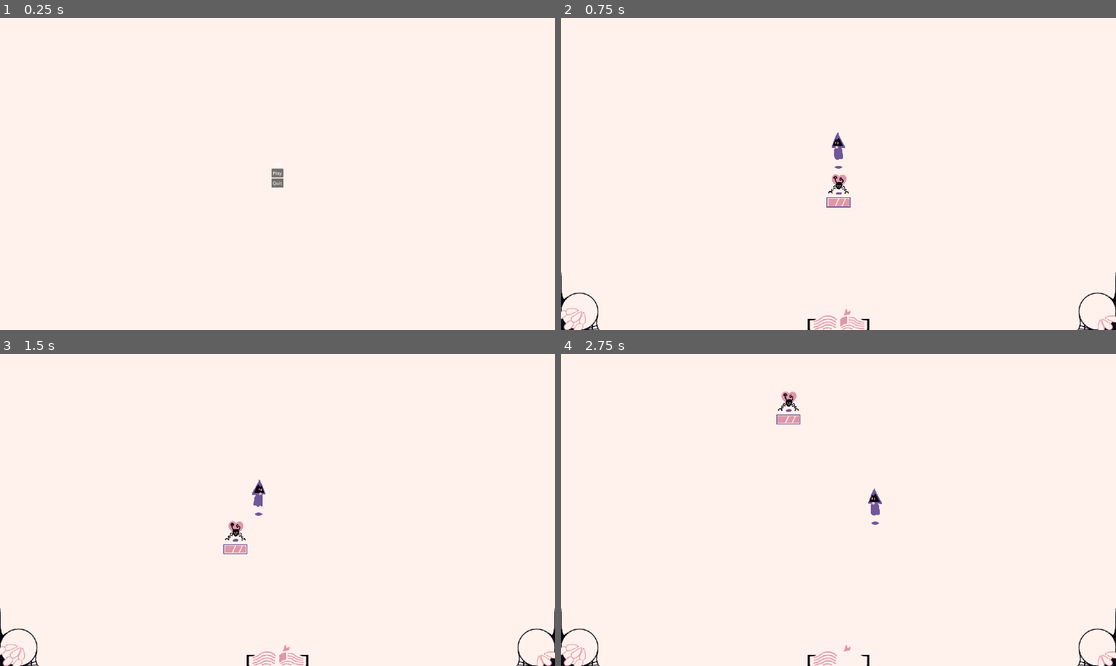
Above: before the commit, frames 1-4 (two rows, left to right).
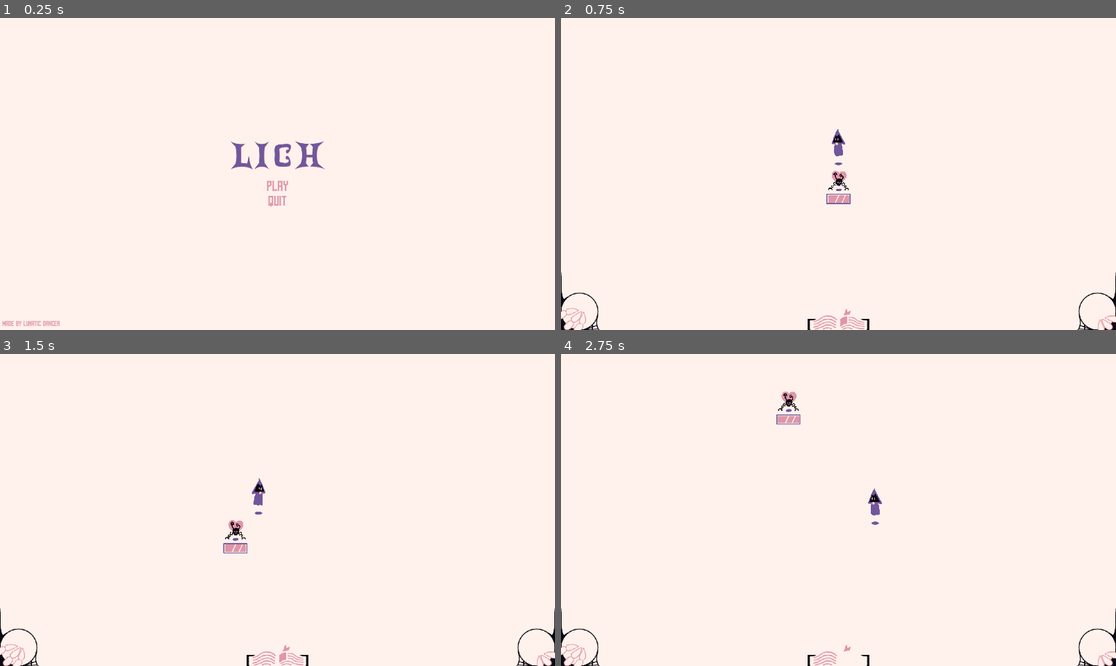
Above: after the commit, the same moments.

Repository: LunaticDancer/Lich
Game: Godot game, scene res://core/world.tscn
Two runs of this game, one before a commit and one after it. Both use one fixed random seed, a clock stepped at 60 frames per second and the inputs below.
Inputs (mouse positions are in pixels of both pictures, inside the frame that each line leads up to):
- Up to frame 1 (0.25 s): no input
- Up to frame 2 (0.75 s): click "Play" at 0.5 s
- Up to frame 3 (1.5 s): move the mouse to (399, 494) at 1.27 s; press the mouse at (399, 494) at 1.28 s; hold Right (right) from 1.28 s (still down)
- Up to frame 4 (2.75 s): move the mouse to (727, 525) at 2.02 s; release Right (right) at 2.03 s; release the mouse at (727, 525) at 2.03 s; hold Down (down) from 2.03 s (still down); tap Space (dodge) at 2.1 s

The runs differ from the first frame. In frame 1, 0.9% of the frame differs, in the area x 0-59%, y 39-99%; in frame 2, 0.4%; in frame 3, 0.2%; in frame 4, nothing differs.

Commit message:
main menu initial re-font

Diff:
--- a/core/world.tscn
+++ b/core/world.tscn
@@ -6,13 +6,23 @@
 [ext_resource type="Shader" path="res://core/ManaFill.gdshader" id="4_6xaee"]
 [ext_resource type="Texture2D" uid="uid://b52eybbdtmgq2" path="res://ui/ManaFill.png" id="4_bbh6m"]
 [ext_resource type="Script" path="res://ui/GameplayUI.gd" id="4_kj8t1"]
+[ext_resource type="FontFile" uid="uid://dqugnyvgptgq0" path="res://ui/fonts/Fairytale.ttf" id="4_weo8u"]
 [ext_resource type="Texture2D" uid="uid://brhsrmhwqbts0" path="res://ui/ManaBall.png" id="5_a1wq6"]
+[ext_resource type="FontFile" uid="uid://bmwvsl65v7etv" path="res://ui/fonts/Dante.ttf" id="5_ncdfs"]
 [ext_resource type="Texture2D" uid="uid://ckp7r2xr7namj" path="res://ui/ManaSurface.png" id="6_c24mh"]
 [ext_resource type="Texture2D" uid="uid://cqrsjy1wa5mk1" path="res://ui/AbilityBall.png" id="8_r6edc"]
 [ext_resource type="Texture2D" uid="uid://dghrmefrjqvnc" path="res://ui/DashBook.png" id="9_buipd"]
 [ext_resource type="Texture2D" uid="uid://ddml00rfkucsy" path="res://ui/Dash1.png" id="10_kav2h"]
 [ext_resource type="Texture2D" uid="uid://bopfaewgn8nmg" path="res://ui/Dash2.png" id="11_bkyve"]
 
+[sub_resource type="StyleBoxEmpty" id="StyleBoxEmpty_8qm36"]
+
+[sub_resource type="StyleBoxEmpty" id="StyleBoxEmpty_yuoex"]
+
+[sub_resource type="StyleBoxEmpty" id="StyleBoxEmpty_ad0g2"]
+
+[sub_resource type="StyleBoxEmpty" id="StyleBoxEmpty_ywihm"]
+
 [sub_resource type="ShaderMaterial" id="ShaderMaterial_v1mjq"]
 shader = ExtResource("4_6xaee")
 shader_parameter/fill = 0.5
@@ -26,36 +36,204 @@
 
 [node name="UI" type="CanvasLayer" parent="."]
 
-[node name="MainMenu" type="AspectRatioContainer" parent="UI"]
-anchors_preset = 8
-anchor_left = 0.5
-anchor_top = 0.5
-anchor_right = 0.5
-anchor_bottom = 0.5
-offset_left = -21.0
-offset_top = -48.0
-offset_right = 21.0
-offset_bottom = 48.0
+[node name="MainMenu" type="Control" parent="UI"]
+layout_mode = 3
+anchors_preset = 15
+anchor_right = 1.0
+anchor_bottom = 1.0
 grow_horizontal = 2
 grow_vertical = 2
 
 [node name="VBoxContainer" type="VBoxContainer" parent="UI/MainMenu"]
 layout_mode = 2
+offset_left = 420.0
+offset_right = 1500.0
+offset_bottom = 1080.0
 alignment = 1
 
 [node name="Label" type="Label" parent="UI/MainMenu/VBoxContainer"]
+_import_path = NodePath("")
+unique_name_in_owner = false
+process_mode = 0
+process_priority = 0
+process_physics_priority = 0
+process_thread_group = 0
+editor_description = ""
+visible = true
+modulate = Color(1, 1, 1, 1)
+self_modulate = Color(1, 1, 1, 1)
+show_behind_parent = false
+top_level = false
+clip_children = 0
+light_mask = 1
+visibility_layer = 1
+z_index = 0
+z_as_relative = true
+y_sort_enabled = false
+texture_filter = 0
+texture_repeat = 0
+material = null
+use_parent_material = false
+clip_contents = false
+custom_minimum_size = Vector2(0, 0)
+layout_direction = 0
 layout_mode = 2
+size_flags_horizontal = 1
+size_flags_vertical = 4
+size_flags_stretch_ratio = 1.0
+auto_translate = true
+localize_numeral_system = true
+tooltip_text = ""
+focus_neighbor_left = NodePath("")
+focus_neighbor_top = NodePath("")
+focus_neighbor_right = NodePath("")
+focus_neighbor_bottom = NodePath("")
+focus_next = NodePath("")
+focus_previous = NodePath("")
+focus_mode = 0
+mouse_filter = 2
+mouse_force_pass_scroll_events = true
+mouse_default_cursor_shape = 0
+theme = null
+theme_type_variation = &""
+theme_override_colors/font_color = Color(0.439216, 0.341176, 0.611765, 1)
+theme_override_colors/font_shadow_color = Color(0.878431, 0.588235, 0.658824, 1)
+theme_override_colors/font_outline_color = Color(0.0392157, 0.0352941, 0.0705882, 1)
+theme_override_fonts/font = ExtResource("4_weo8u")
+theme_override_font_sizes/font_size = 140
 text = "Lich"
+label_settings = null
 horizontal_alignment = 1
 vertical_alignment = 1
+autowrap_mode = 0
+justification_flags = 163
+clip_text = false
+text_overrun_behavior = 0
+uppercase = false
+tab_stops = PackedFloat32Array()
+lines_skipped = 0
+max_lines_visible = -1
+visible_characters = -1
+visible_characters_behavior = 0
+visible_ratio = 1.0
+text_direction = 0
+language = ""
+structured_text_bidi_override = 0
+structured_text_bidi_override_options = []
+script = null
 
 [node name="Play" type="Button" parent="UI/MainMenu/VBoxContainer"]
 layout_mode = 2
+theme_override_colors/font_color = Color(0.878431, 0.588235, 0.658824, 1)
+theme_override_colors/font_pressed_color = Color(0.0392157, 0.0352941, 0.0705882, 1)
+theme_override_colors/font_hover_color = Color(0.439216, 0.341176, 0.611765, 1)
+theme_override_colors/font_focus_color = Color(0.439216, 0.341176, 0.611765, 1)
+theme_override_constants/outline_size = 0
+theme_override_fonts/font = ExtResource("5_ncdfs")
+theme_override_font_sizes/font_size = 48
+theme_override_styles/normal = SubResource("StyleBoxEmpty_8qm36")
+theme_override_styles/hover = SubResource("StyleBoxEmpty_yuoex")
+theme_override_styles/pressed = SubResource("StyleBoxEmpty_ad0g2")
+theme_override_styles/focus = SubResource("StyleBoxEmpty_ywihm")
 text = "Play"
 
 [node name="Quit" type="Button" parent="UI/MainMenu/VBoxContainer"]
 layout_mode = 2
+theme_override_colors/font_color = Color(0.878431, 0.588235, 0.658824, 1)
+theme_override_colors/font_pressed_color = Color(0.0392157, 0.0352941, 0.0705882, 1)
+theme_override_colors/font_hover_color = Color(0.439216, 0.341176, 0.611765, 1)
+theme_override_colors/font_focus_color = Color(0.439216, 0.341176, 0.611765, 1)
+theme_override_constants/outline_size = 0
+theme_override_fonts/font = ExtResource("5_ncdfs")
+theme_override_font_sizes/font_size = 48
+theme_override_styles/normal = SubResource("StyleBoxEmpty_8qm36")
+theme_override_styles/hover = SubResource("StyleBoxEmpty_yuoex")
+theme_override_styles/pressed = SubResource("StyleBoxEmpty_ad0g2")
+theme_override_styles/focus = SubResource("StyleBoxEmpty_ywihm")
 text = "Quit"
+
+[node name="Label" type="Label" parent="UI/MainMenu"]
+_import_path = NodePath("")
+unique_name_in_owner = false
+process_mode = 0
+process_priority = 0
+process_physics_priority = 0
+process_thread_group = 0
+editor_description = ""
+visible = true
+modulate = Color(1, 1, 1, 1)
+self_modulate = Color(1, 1, 1, 1)
+show_behind_parent = false
+top_level = false
+clip_children = 0
+light_mask = 1
+visibility_layer = 1
+z_index = 0
+z_as_relative = true
+y_sort_enabled = false
+texture_filter = 0
+texture_repeat = 0
+material = null
+use_parent_material = false
+clip_contents = false
+custom_minimum_size = Vector2(0, 0)
+layout_direction = 1
+layout_mode = 1
+anchors_preset = 2
+anchor_left = 0.0
+anchor_top = 1.0
+anchor_right = 0.0
+anchor_bottom = 1.0
+offset_left = 8.0
+offset_top = -32.0
+offset_right = 205.0
+offset_bottom = -8.0
+grow_horizontal = 1
+grow_vertical = 0
+rotation = 0.0
+scale = Vector2(1, 1)
+pivot_offset = Vector2(0, 0)
+size_flags_horizontal = 0
+size_flags_vertical = 8
+size_flags_stretch_ratio = 1.0
+auto_translate = true
+localize_numeral_system = true
+tooltip_text = ""
+focus_neighbor_left = NodePath("")
+focus_neighbor_top = NodePath("")
+focus_neighbor_right = NodePath("")
+focus_neighbor_bottom = NodePath("")
+focus_next = NodePath("")
+focus_previous = NodePath("")
+focus_mode = 0
+mouse_filter = 2
+mouse_force_pass_scroll_events = true
+mouse_default_cursor_shape = 0
+theme = null
+theme_type_variation = &""
+theme_override_colors/font_color = Color(0.878431, 0.588235, 0.658824, 1)
+theme_override_fonts/font = ExtResource("5_ncdfs")
+theme_override_font_sizes/font_size = 24
+text = "Made  by  Lunatic  Dancer"
+label_settings = null
+horizontal_alignment = 0
+vertical_alignment = 2
+autowrap_mode = 0
+justification_flags = 163
+clip_text = false
+text_overrun_behavior = 0
+uppercase = false
+tab_stops = PackedFloat32Array()
+lines_skipped = 0
+max_lines_visible = -1
+visible_characters = -1
+visible_characters_behavior = 0
+visible_ratio = 1.0
+text_direction = 0
+language = ""
+structured_text_bidi_override = 0
+structured_text_bidi_override_options = []
+script = null
 
 [node name="GameplayUI" type="Control" parent="UI"]
 visible = false
Not shown: 1 places in core/world.tscn that only renumber resources
Binary file added: ui/fonts/Baroque.ttf
Not shown, added: ui/fonts/Baroque.ttf.import
Binary file added: ui/fonts/Dante.ttf
Not shown, added: ui/fonts/Dante.ttf.import
Binary file added: ui/fonts/Fairytale.ttf
Not shown, added: ui/fonts/Fairytale.ttf.import
Binary file added: ui/fonts/Halloween.ttf
Not shown, added: ui/fonts/Halloween.ttf.import
